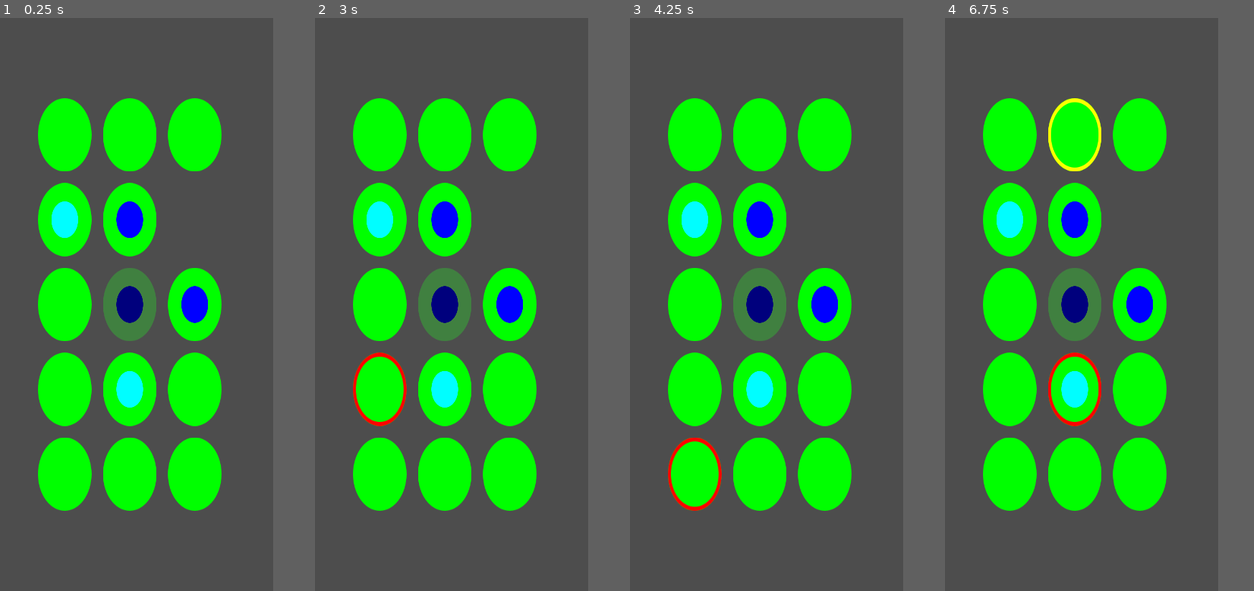
Above: before the commit, frames 1-4 (left to right).
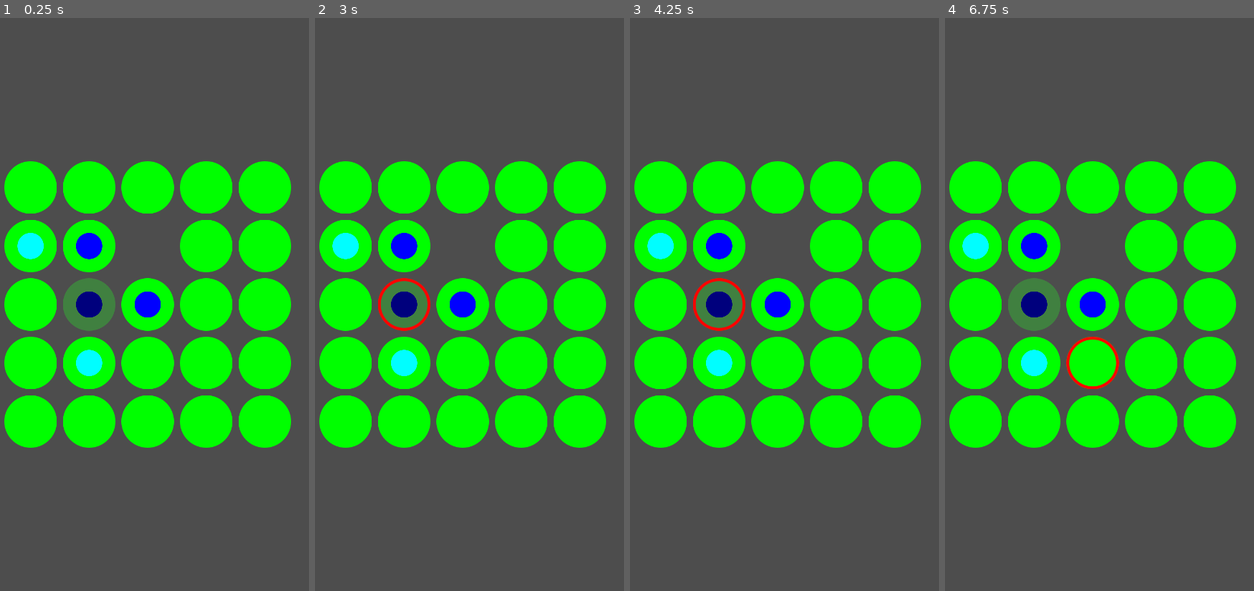
Above: after the commit, the same moments.

Repository: sisipun/FroggyJump
Game: Godot game, scene res://script/game.tscn
The game is run twice, just before and just after one commit, with the same random seed, the same clock (stepped at 60 frames per second) and the same inputs.
Inputs (mouse positions are in pixels of both pictures, inside the frame that each line leads up to):
- Up to frame 1 (0.25 s): no input
- Up to frame 2 (3 s): tap Enter at 0.5, 2 s; move the mouse to (379, 132) at 0.52 s; click (379, 132) at 0.67 s; tap Space at 1.25, 2.75 s; move the mouse to (379, 218) at 1.27 s; click (379, 218) at 1.42 s; move the mouse to (379, 304) at 2.02 s; click (379, 304) at 2.17 s; move the mouse to (379, 390) at 2.77 s; click (379, 390) at 2.92 s
- Up to frame 3 (4.25 s): tap Enter at 3.5 s; move the mouse to (694, 476) at 3.52 s; click (694, 476) at 3.67 s
- Up to frame 4 (6.75 s): tap Space at 4.25 s; move the mouse to (1074, 132) at 4.27 s; click (1074, 132) at 4.42 s; move the mouse to (1074, 218) at 5.02 s; click (1074, 218) at 5.17 s; move the mouse to (1074, 304) at 5.77 s; click (1074, 304) at 5.92 s; move the mouse to (1074, 390) at 6.52 s; click (1074, 390) at 6.67 s
In our replay, the window is 400x800 before the commit and 450x800 after it. These sizes can differ from the game's own. Grey fills any space a smaller window leaves; there, only what the larger window draws over its background counts as a difference.

The runs differ from the first frame. In frame 1, 41% of the frame differs, in the area x 1-95%, y 14-86%; in frame 2, 41%; in frame 3, 41%; in frame 4, 41%.

Commit message:
Change window size

Diff:
--- a/asset/resource/level/1_level.tres
+++ b/asset/resource/level/1_level.tres
@@ -48,7 +48,7 @@
 [resource]
 script = ExtResource("1_lg3nv")
 id = "1"
-width = 3
+width = 5
 height = 5
 win_condition = 1
 default_cell = SubResource("Resource_8k2ry")
--- a/project.godot
+++ b/project.godot
@@ -25,8 +25,8 @@
 
 [display]
 
-window/size/viewport_width=500
-window/size/viewport_height=1000
+window/size/viewport_width=1080
+window/size/viewport_height=1920
 window/stretch/mode="canvas_items"
 window/stretch/aspect="expand"
 window/handheld/orientation=1
--- a/script/level/level/level.tscn
+++ b/script/level/level/level.tscn
@@ -5,14 +5,14 @@
 [ext_resource type="PackedScene" uid="uid://ck3vduaa2t5wp" path="res://script/level/platform/platform.tscn" id="3_iawh1"]
 
 [sub_resource type="RectangleShape2D" id="RectangleShape2D_xy8qr"]
-size = Vector2(400, 800)
+size = Vector2(1000, 1000)
 
 [sub_resource type="SegmentShape2D" id="SegmentShape2D_1xlqg"]
-a = Vector2(-180, -380)
-b = Vector2(180, 380)
+a = Vector2(-500, -500)
+b = Vector2(500, 500)
 
 [node name="Level" type="Area2D"]
-position = Vector2(250, 500)
+position = Vector2(540, 990)
 script = ExtResource("1_it2ax")
 _spawn_area_path = NodePath("SpawnArea")
 _platforms_path = NodePath("Platforms")
--- a/script/level/platform/platform.tscn
+++ b/script/level/platform/platform.tscn
@@ -1,10 +1,10 @@
 [gd_scene load_steps=9 format=3 uid="uid://ck3vduaa2t5wp"]
 
 [ext_resource type="Script" path="res://script/level/platform/platform.gd" id="1_oi57p"]
-[ext_resource type="Texture2D" uid="uid://b31pmxrjtesbq" path="res://asset/image/level/platform/platform_effect_current.svg" id="3_1t87p"]
+[ext_resource type="Texture2D" uid="uid://b31pmxrjtesbq" path="res://asset/image/level/platform/effect/platform_effect_current.svg" id="3_cg1eq"]
 [ext_resource type="Texture2D" uid="uid://dxewydungafbf" path="res://asset/image/level/platform/platform.svg" id="3_ifswa"]
-[ext_resource type="Texture2D" uid="uid://cuxuifv56tb8k" path="res://asset/image/level/platform/platform_effect_possible_move.svg" id="4_fek3o"]
-[ext_resource type="Texture2D" uid="uid://duoyx4k62caas" path="res://asset/image/level/platform/platform_effect_default.svg" id="4_nosmd"]
+[ext_resource type="Texture2D" uid="uid://duoyx4k62caas" path="res://asset/image/level/platform/effect/platform_effect_default.svg" id="4_juwdt"]
+[ext_resource type="Texture2D" uid="uid://cuxuifv56tb8k" path="res://asset/image/level/platform/effect/platform_effect_possible_move.svg" id="5_pbxub"]
 
 [sub_resource type="CircleShape2D" id="CircleShape2D_04vlr"]
 radius = 64.0
@@ -24,7 +24,7 @@
 animations = [{
 "frames": [{
 "duration": 1.0,
-"texture": ExtResource("3_1t87p")
+"texture": ExtResource("3_cg1eq")
 }],
 "loop": true,
 "name": &"current",
@@ -32,7 +32,7 @@
 }, {
 "frames": [{
 "duration": 1.0,
-"texture": ExtResource("4_nosmd")
+"texture": ExtResource("4_juwdt")
 }],
 "loop": true,
 "name": &"default",
@@ -40,7 +40,7 @@
 }, {
 "frames": [{
 "duration": 1.0,
-"texture": ExtResource("4_fek3o")
+"texture": ExtResource("5_pbxub")
 }],
 "loop": true,
 "name": &"possible_move",
Renamed: asset/image/level/platform/platform_effect_current.svg -> asset/image/level/platform/effect/platform_effect_current.svg
Not shown, changed: asset/image/level/platform/effect/platform_effect_current.svg.import
Renamed: asset/image/level/platform/platform_effect_default.svg -> asset/image/level/platform/effect/platform_effect_default.svg
Not shown, changed: asset/image/level/platform/effect/platform_effect_default.svg.import
Renamed: asset/image/level/platform/platform_effect_possible_move.svg -> asset/image/level/platform/effect/platform_effect_possible_move.svg
Not shown, changed: asset/image/level/platform/effect/platform_effect_possible_move.svg.import
